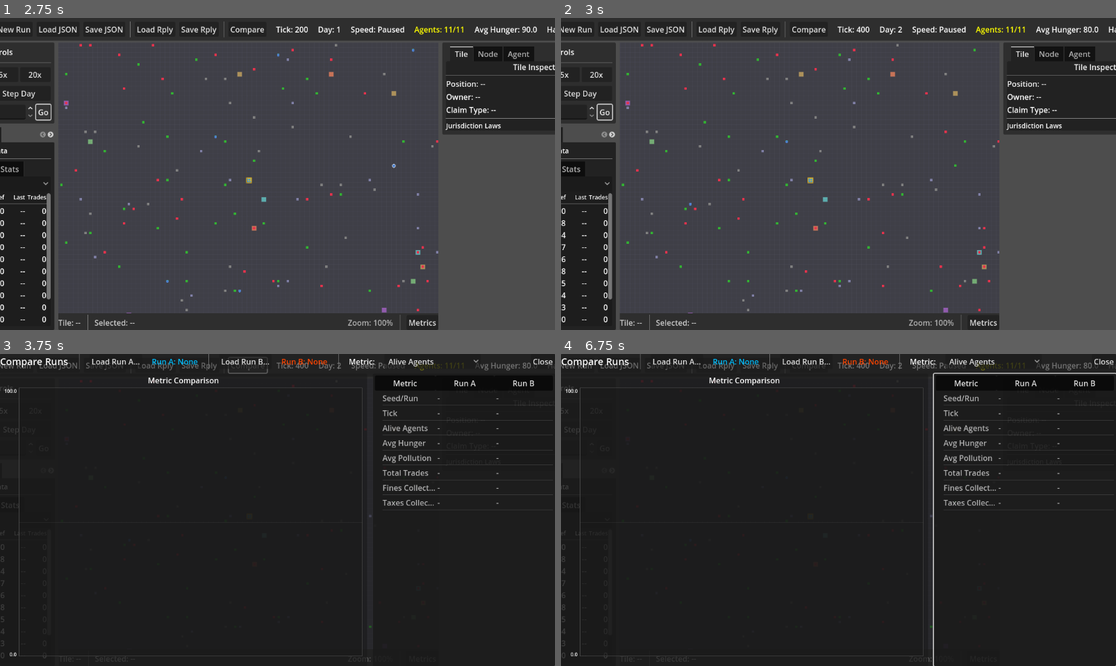
Above: before the commit, frames 1-4 (two rows, left to right).
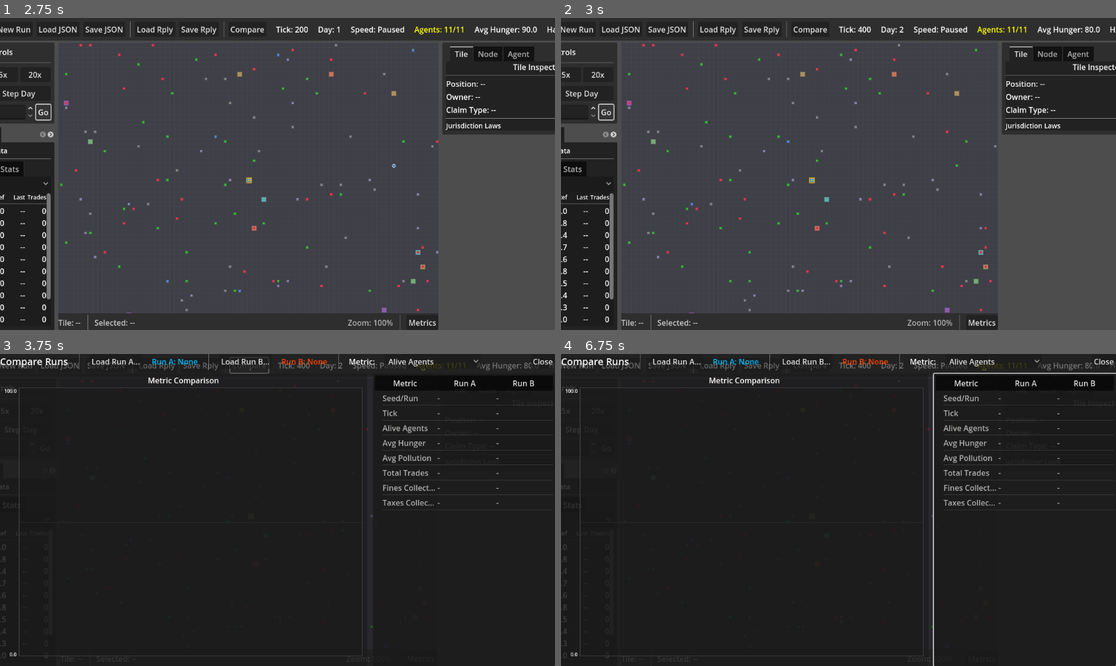
Above: after the commit, the same moments.

Repository: dfrer/societies
Game: Godot game, scene res://viz/visualizer_main.tscn
Two runs of this game, one before a commit and one after it. Both use one fixed random seed, a clock stepped at 60 frames per second and the inputs below.
Inputs:
- Up to frame 1 (2.75 s): click "New Run" at 0.5 s; click "New Run" at 1.25 s; click "Go" at 2 s
- Up to frame 2 (3 s): click "Go" at 2.75 s
- Up to frame 3 (3.75 s): click "Compare" at 3.5 s
- Up to frame 4 (6.75 s): click "5x" at 4.25 s; click "20x" at 5 s; click "Step Day" at 5.75 s; click "Metrics" at 6.5 s

Frame 1 is identical in both runs. In frame 2, 4.2% of the frame differs, in the area x 0-100%, y 1-100%; in frame 3, 0.8%; in frame 4, 0.8%.

Commit message:
Gate decision tracing with toggle

Diff:
--- a/sim/sim_state.gd
+++ b/sim/sim_state.gd
@@ -27,6 +27,8 @@
 var events: Array = [] # Array[Dictionary]
 var intents: Array = [] # Array[Dictionary]
 var decision_traces: Array = [] # Array[Dictionary]
+var decision_trace_enabled: bool = false
+var decision_trace_sample_interval: int = 1
 var next_agent_id: int = 1
 var next_faction_id: int = 1001
 var next_organization_id: int = 2001
--- a/sim/systems/agents_system.gd
+++ b/sim/systems/agents_system.gd
@@ -53,8 +53,11 @@
             ]:
                 state.job_board.complete_activity(activity_id, state.tick)
                 agent.current_activity_id = -1
-        state.log_decision_trace(agent.id, intent_id, intent_type,
-            activity_id, activity_type, action.get("type", Actions.TYPE_IDLE))
+        if state.decision_trace_enabled:
+            var sample_interval := maxi(1, state.decision_trace_sample_interval)
+            if state.tick % sample_interval == 0:
+                state.log_decision_trace(agent.id, intent_id, intent_type,
+                    activity_id, activity_type, action.get("type", Actions.TYPE_IDLE))
 
 func tick_daily(sim: RefCounted, state: SimState) -> void:
     pass
